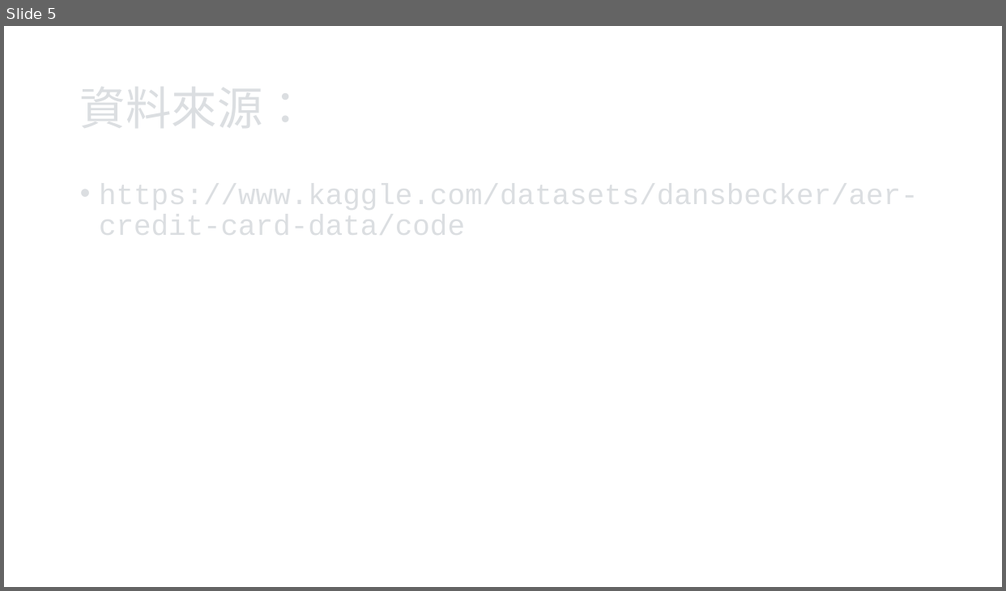
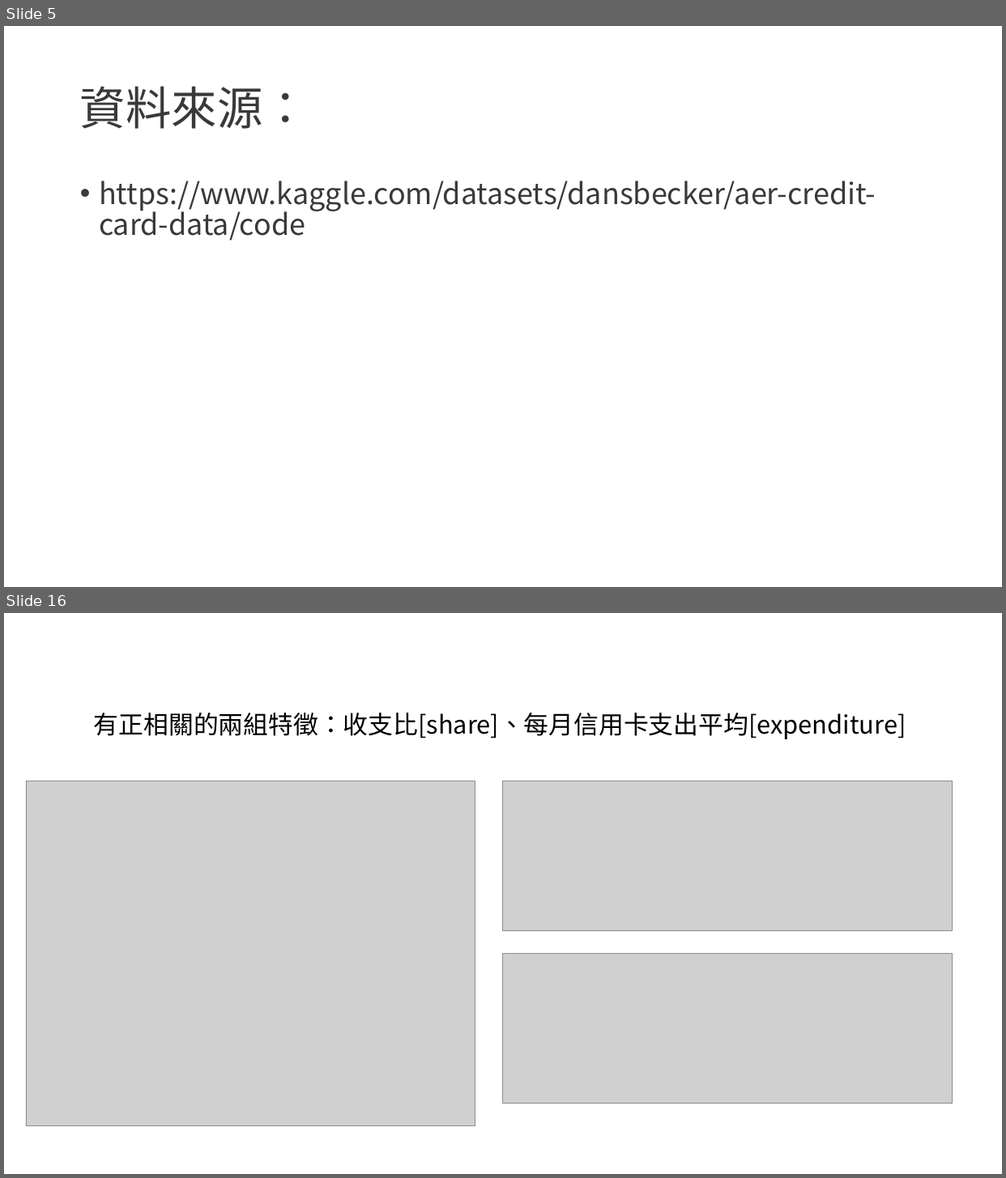
Before and after one commit to RCK10274/Issue_Credit_Card, a slide deck: Issue_Credit_Card.pptx. Shown one above the other, each under a label of ours: slide 5 before the commit, slides 5 and 16 after it; the slides between them are not shown. The pictures are 1006x591 and 1006x1178 pixels, drawn with LibreOffice and Linux fonts; fonts in the diff are those of the drawing; grey boxes stand for pictures. Boxes give left, top, right and bottom in pixels: in the first picture for what was removed or moved away, otherwise in the second. Text is boxed around its words. In the diff, an @@ line names an element or a change of style, - is before the commit and + after.

```diff
--- a/Issue_Credit_Card.pptx
+++ b/Issue_Credit_Card.pptx
@@ slide 16 added at (4, 613, 1002, 1174), background #FFFFFF @@
@@ text added at (94, 713, 906, 739), 24 pt, text #000000 @@
+有正相關的兩組特徵：收支比[share]、每月信用卡支出平均[expenditure]
@@ picture added at (26, 781, 475, 1127) @@
@@ picture added at (503, 781, 953, 931) @@
@@ picture added at (503, 954, 953, 1103) @@
@@ slide 5 changed as well @@
@@ title added at (80, 86, 309, 129), 44 pt, text #3B3838 @@
+資料來源：
@@ text added at (99, 181, 876, 241), 28 pt, text #3B3838 @@
+• https://www.kaggle.com/datasets/dansbecker/aer-credit-card-data/code
```
Also in this commit, not shown: 4 other slides changed, 15 other slides added, 1 slide removed, 21 other files.
